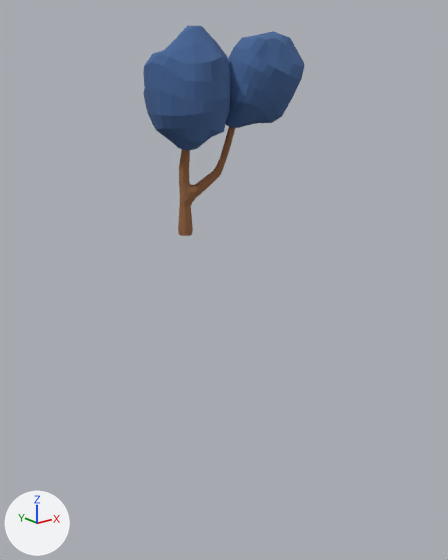
The glTF model assets/models/trees/tree-winter-complete/tree-winter-complete-12-004.glb: old version first, new version second.
Camera for both pictures: a 50 mm lens placed at (-3.27, -4.39, 4.43), pointed at (0.19, -0.07, 2.7). Every picture has the same lights, and +X, +Y and +Z are marked at lower left. The first picture is the older version. Where no turn or scale is listed for an object, it has been applied to the vertices. Vertices at exactly the same position are counted once.

Script lines for the objects in view, before the commit:
```python
me_object_235 = bpy.data.meshes.new('Object_235')
me_object_235.from_pydata(...)  # 508 vertices, 1008 faces; spans x -0.721..0.674, y -0.391..0.437, z -0.513..0.456
me_object_235.materials.append(mat_light_blue)  # blue #466697
me_object_236 = bpy.data.meshes.new('Object_236')
me_object_236.from_pydata(...)  # 208 vertices, 412 faces; spans x -0.226..0.284, y -0.12..0.152, z -0.654..0.572
me_object_236.materials.append(mat_brown_002)  # brown #956543
ob_object_425 = bpy.data.objects.new('Object_425', me_object_235)
ob_object_425.location = (0.136, -0.135, 4.426)
ob_object_427 = bpy.data.objects.new('Object_427', me_object_236)
ob_object_427.location = (0.003, -0.038, 3.815)
```
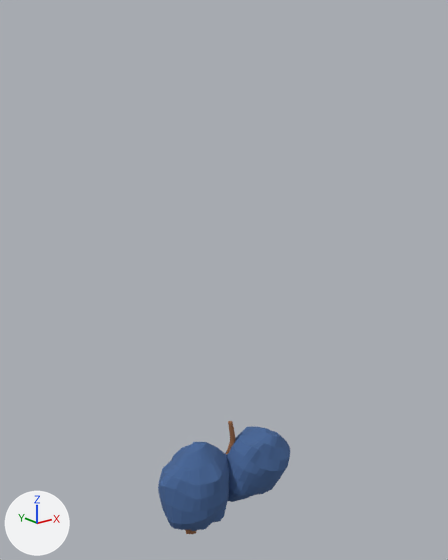
Boxes [x1, y1, x2, y2] around the edits, measured in the pictures (448 x 560 px):
'Object_425', moved
    before: [143, 26, 305, 151]
    after: [158, 426, 290, 531]
'Object_427', moved (mostly hidden afterwards)
    before: [178, 127, 235, 236]
    after: [185, 421, 236, 534]

The change, as a diff of the scene's bpy script:
```diff
--- a/assets/models/trees/tree-winter-complete/tree-winter-complete-12-004.glb.py
+++ b/assets/models/trees/tree-winter-complete/tree-winter-complete-12-004.glb.py
@@ me_object_235 @@
 # used by ob_object_425; location = (0.136, -0.135, 4.426)
-me_object_235.from_pydata(...)  # 508 vertices, 1008 faces; spans x -0.721..0.674, y -0.391..0.437, z -0.513..0.456
+me_object_235.from_pydata(...)  # 508 vertices, 1008 faces; spans x -0.721..0.674, y -0.391..0.437, z 0.14..1.11
+# me_object_235 part 1: the whole mesh is moved by (0.0, 0.0, 0.654)
 me_object_235.materials.append(mat_light_blue)
@@ me_object_236 @@
 # used by ob_object_427; location = (0.003, -0.038, 3.815)
-me_object_236.from_pydata(...)  # 208 vertices, 412 faces; spans x -0.226..0.284, y -0.12..0.152, z -0.654..0.572
+me_object_236.from_pydata(...)  # 208 vertices, 412 faces; spans x -0.226..0.284, y -0.12..0.152, z 0.0..1.225
+# me_object_236 part 2: the whole mesh is moved by (0.0, 0.0, 0.654)
 me_object_236.materials.append(mat_brown_002)
@@ ob_object_425 @@
 ob_object_425 = bpy.data.objects.new('Object_425', me_object_235)
-ob_object_425.location = (0.136, -0.135, 4.426)
+ob_object_425.location = (0.136, -0.135, 0.0)
@@ ob_object_427 @@
 ob_object_427 = bpy.data.objects.new('Object_427', me_object_236)
-ob_object_427.location = (0.003, -0.038, 3.815)
+ob_object_427.location = (0.003, -0.038, 0.0)
```
